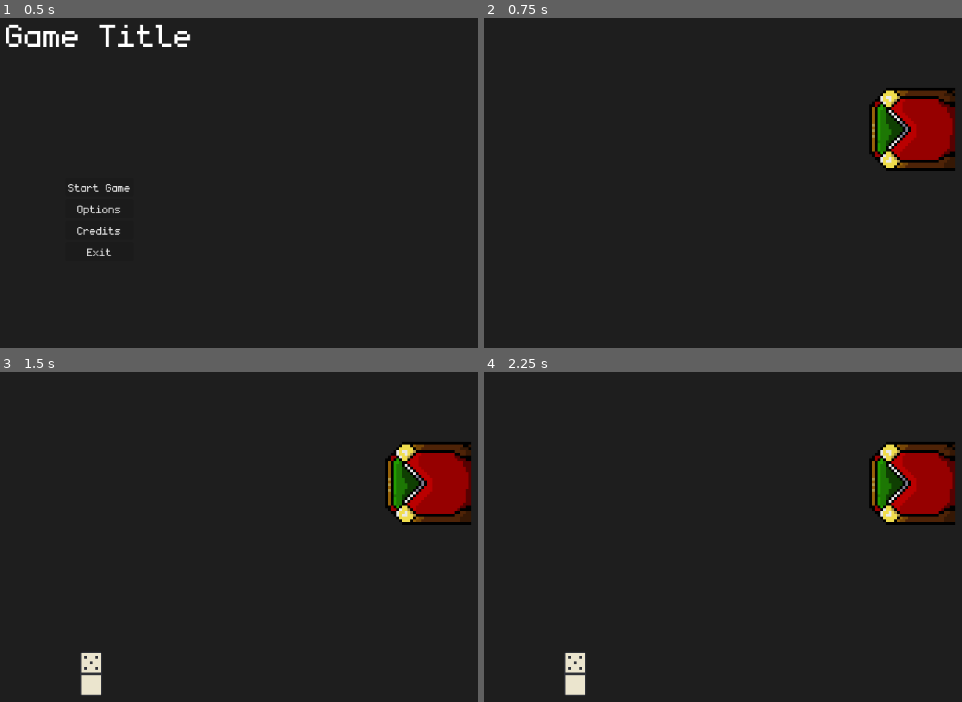
Above: before the commit, frames 1-4 (two rows, left to right).
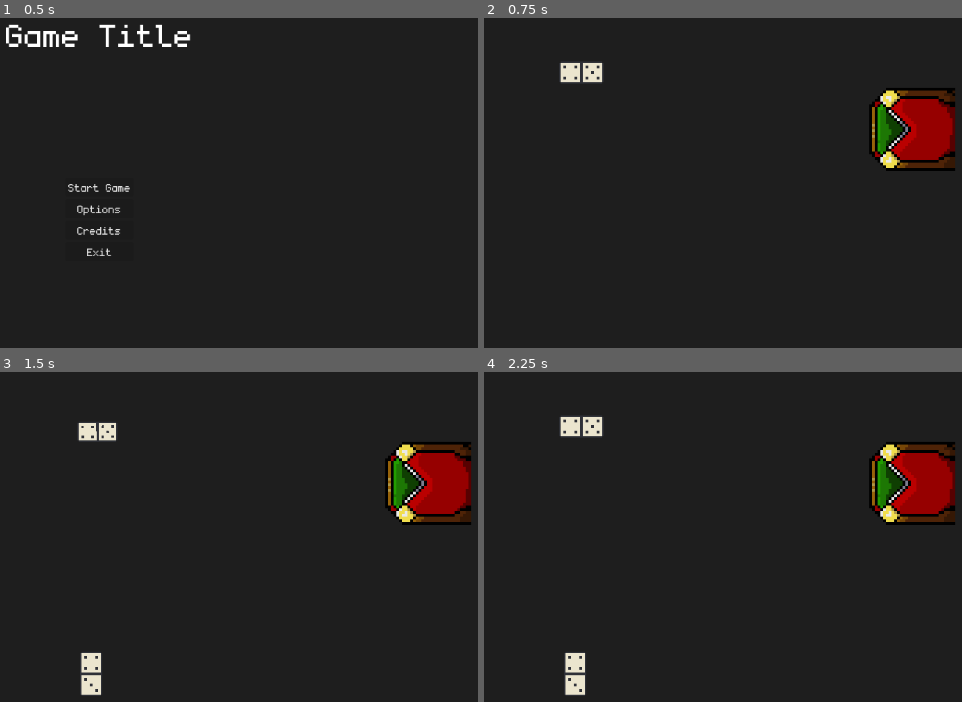
Above: after the commit, the same moments.

Repository: Juanxpeke/GD-BR2024
Game: Godot game, scene res://Core/GUI/MainMenu/main_menu.tscn
Same seed, same stepped clock (60 frames per second), same inputs: the game is played once before the commit and once after it.
Inputs (mouse positions are in pixels of both pictures, inside the frame that each line leads up to):
- Up to frame 1 (0.5 s): no input
- Up to frame 2 (0.75 s): click "Start Game" at 0.5 s
- Up to frame 3 (1.5 s): tap Enter at 1.25 s; move the mouse to (425, 484) at 1.27 s; hold Mouse wheel down (wheel_down) from 1.28 s (still down); click (425, 484) at 1.42 s
- Up to frame 4 (2.25 s): tap Space at 2 s; move the mouse to (574, 672) at 2.02 s; release Mouse wheel down (wheel_down) at 2.03 s; tap Mouse wheel up (wheel_up) at 2.1 s; click (574, 672) at 2.17 s

Frame 1 is identical in both runs. In frame 2, 0.6% of the frame differs, in the area x 15-25%, y 13-20%; in frame 3, 0.5%; in frame 4, 0.6%, in the area x 15-25%, y 13-97%.

Commit message:
Added board placement area logic

Diff:
--- a/Core/Board/board.gd
+++ b/Core/Board/board.gd
@@ -1,20 +1,128 @@
 class_name Board
 extends Node2D
 
-var start_domino : Domino = null
-var end_domino : Domino = null
+var start_domino : Domino
+var end_domino : Domino
 
+var start_dot : int
+var end_dot : int
+
+@onready var start_placement_area := %StartPlacementArea
+@onready var start_placement_area_2 := %StartPlacementArea2
+@onready var start_placement_area_3 := %StartPlacementArea3
+@onready var end_placement_area := %EndPlacementArea
+@onready var end_placement_area_2 := %EndPlacementArea2
+@onready var end_placement_area_3 := %EndPlacementArea3
 @onready var dominoes := %Dominoes
 
 # Private
 
 # Called when the node enters the scene tree for the first time
 func _ready() -> void:
-	pass # Replace with function body
+	start_placement_area.monitoring = false
+	start_placement_area_2.monitoring = false
+	start_placement_area_3.monitoring = false
+	end_placement_area.monitoring = false
+	end_placement_area_2.monitoring = false
+	end_placement_area_3.monitoring = false
 
-# Called every frame. 'delta' is the elapsed time since the previous frame
-func _process(delta: float) -> void:
-	pass
+	start_placement_area.domino_placed.connect(_on_start_domino_placed)
+	start_placement_area_2.domino_placed.connect(_on_start_domino_placed)
+	start_placement_area_3.domino_placed.connect(_on_start_domino_placed)
+	end_placement_area.domino_placed.connect(_on_end_domino_placed)
+	end_placement_area_2.domino_placed.connect(_on_end_domino_placed)
+	end_placement_area_3.domino_placed.connect(_on_end_domino_placed)
+
+# Called when a domino is placed in a start area
+func _on_start_domino_placed(domino : Domino) -> void:
+	start_domino = domino
+	if domino.dots.x == start_dot:
+		start_dot = domino.dots.y
+	else:
+		start_dot = domino.dots.x
+
+	domino.reparent(dominoes)
+	_update_start_placement_areas()
+
+# Called when a domino is placed in an end area
+func _on_end_domino_placed(domino : Domino) -> void:
+	end_domino = domino
+	if domino.dots.x == end_dot:
+		end_dot = domino.dots.y
+	else:
+		end_dot = domino.dots.x
+
+	domino.reparent(dominoes)
+	_update_end_placement_areas()
+
+# Updates the start placement areas
+func _update_start_placement_areas() -> void:
+	var start_domino_up_vector = -start_domino.global_transform.y
+	var start_domino_right_vector = start_domino_up_vector.rotated(PI / 2)
+
+	# First start placement area
+	start_placement_area.global_transform = start_domino.global_transform
+	start_placement_area.translate(start_domino_up_vector * Domino.SPRITE_HEIGHT)
+	start_placement_area.monitoring = true
+	# Second start placement area
+	start_placement_area_2.global_transform = start_domino.global_transform
+	start_placement_area_2.rotate(PI / 2)
+	start_placement_area_2.translate(start_domino_up_vector * Domino.SPRITE_HEIGHT * 0.25)
+	start_placement_area_2.translate(start_domino_right_vector * Domino.SPRITE_WIDTH * 1.5)
+	start_placement_area_2.monitoring = true
+	# Third start placement area
+	start_placement_area_3.global_transform = start_domino.global_transform
+	start_placement_area_3.rotate(-PI / 2)
+	start_placement_area_3.translate(start_domino_up_vector * Domino.SPRITE_HEIGHT * 0.25)
+	start_placement_area_3.translate(-start_domino_right_vector * Domino.SPRITE_WIDTH * 1.5)
+	start_placement_area_3.monitoring = true
+
+# Updates the end placement areas
+func _update_end_placement_areas() -> void:
+	var end_domino_up_vector = -end_domino.global_transform.y
+	var end_domino_right_vector = end_domino_up_vector.rotated(PI / 2)
+	# TODO: Refactor this because is literally the same logic but multiplied by -1
+	# First end placement area
+	end_placement_area.global_transform = end_domino.global_transform
+	end_placement_area.translate(end_domino_up_vector * Domino.SPRITE_HEIGHT)
+	start_placement_area.monitoring = true
+	# Second end placement area
+	end_placement_area_2.global_transform = end_domino.global_transform
+	# Third end placement area
+	end_placement_area_3.global_transform = end_domino.global_transform
 
 
 # Public
+
+# Add xd
+func add_xd(xd : Vector2i) -> void:
+	var domino = get_parent().domino_scene.instantiate()
+	dominoes.add_child(domino)
+	domino.set_dots(xd)
+	domino.set_board_state(true)
+	domino.rotate(deg_to_rad(90))
+
+	domino.global_position = dominoes.global_position
+
+	start_domino = domino
+	end_domino = domino
+
+	start_dot = domino.dots.x
+	end_dot = domino.dots.y
+
+	_update_start_placement_areas()
+	_update_end_placement_areas()
+
+# Add initial domino
+func add_initial_domino(domino : Domino) -> void:
+	dominoes.add_child(domino)
+	domino.global_position = dominoes.global_position
+
+	start_domino = domino
+	end_domino = domino
+
+	start_dot = domino.dots.x
+	end_dot = domino.dots.y
+
+	_update_start_placement_areas()
+	_update_end_placement_areas()
--- a/Core/Board/board.tscn
+++ b/Core/Board/board.tscn
@@ -6,7 +6,23 @@
 [node name="Board" type="Node2D"]
 script = ExtResource("1_m6nev")
 
-[node name="PlacementArea" parent="." instance=ExtResource("2_thwnt")]
+[node name="StartPlacementArea" parent="." instance=ExtResource("2_thwnt")]
+unique_name_in_owner = true
+
+[node name="StartPlacementArea2" parent="." instance=ExtResource("2_thwnt")]
+unique_name_in_owner = true
+
+[node name="StartPlacementArea3" parent="." instance=ExtResource("2_thwnt")]
+unique_name_in_owner = true
+
+[node name="EndPlacementArea" parent="." instance=ExtResource("2_thwnt")]
+unique_name_in_owner = true
+
+[node name="EndPlacementArea2" parent="." instance=ExtResource("2_thwnt")]
+unique_name_in_owner = true
+
+[node name="EndPlacementArea3" parent="." instance=ExtResource("2_thwnt")]
+unique_name_in_owner = true
 
 [node name="Dominoes" type="Node2D" parent="."]
 unique_name_in_owner = true
--- a/Core/Board/placement_area.gd
+++ b/Core/Board/placement_area.gd
@@ -1,4 +1,6 @@
 extends Area2D
+
+signal domino_placed(domino : Domino)
 
 var last_domino_entered : Domino = null
 
@@ -13,13 +15,18 @@
 # Called on any input event
 func _input(event : InputEvent) -> void:
 	if event is InputEventMouseButton and event.button_index == MOUSE_BUTTON_LEFT and not event.is_pressed():
-		if last_domino_entered == null: return
+		if last_domino_entered == null or last_domino_entered.in_board : return
+
+		print('Placement area dropped domino D:')
 
 		last_domino_entered.set_board_state(true)
-		last_domino_entered.global_position = global_position
+		last_domino_entered.global_transform = global_transform
+		monitoring = false
+		domino_placed.emit(last_domino_entered)
 
 # Called on area entered
 func _on_area_entered(area : Area2D) -> void:
+	print('Entered xd')
 	var domino = area.get_parent()
 	if domino is Domino:
 		placement_border.show()
--- a/Core/Board/placement_area.tscn
+++ b/Core/Board/placement_area.tscn
@@ -3,7 +3,7 @@
 [ext_resource type="Script" path="res://Core/Board/placement_area.gd" id="1_db43k"]
 
 [sub_resource type="RectangleShape2D" id="RectangleShape2D_jp6we"]
-size = Vector2(96, 128)
+size = Vector2(64, 96)
 
 [sub_resource type="StyleBoxFlat" id="StyleBoxFlat_vi706"]
 bg_color = Color(0, 0, 0, 0)
@@ -19,6 +19,7 @@
 
 [node name="PlacementArea" type="Area2D"]
 texture_filter = 1
+monitorable = false
 script = ExtResource("1_db43k")
 
 [node name="CollisionShape" type="CollisionShape2D" parent="."]
--- a/Core/Domino/domino.gd
+++ b/Core/Domino/domino.gd
@@ -1,7 +1,10 @@
 class_name Domino
 extends Node2D
 
-static var dominoes_atlas : Texture2D = load("res://Core/Domino/black_and_white_v1.png")
+const SPRITE_WIDTH : int = 32
+const SPRITE_HEIGHT : int = 64
+
+static var dominoes_atlas : Texture2D = load("res://Core/Domino/Dominos2x.png")
 static var grabbing : bool = false
 
 var grabbed : bool = false
@@ -61,8 +64,9 @@
 
 # Sets the dots texture
 func set_dots_texture(dots : Vector2i) -> void:
-	var texture_position = Vector2(dots.x * 32, dots.y * 16)
-	var texture_size = Vector2(32, 16)
+	# NOTE: Sprites in atlas are rotated 90 degrees, so is the sprite node
+	var texture_position = Vector2(dots.x * SPRITE_HEIGHT, dots.y * SPRITE_WIDTH)
+	var texture_size = Vector2(SPRITE_HEIGHT, SPRITE_WIDTH)
 
 	sprite.texture = AtlasTexture.new()
 	sprite.texture.atlas = dominoes_atlas
--- a/Core/Domino/domino.tscn
+++ b/Core/Domino/domino.tscn
@@ -1,11 +1,11 @@
 [gd_scene load_steps=5 format=3 uid="uid://lnky8im65wgg"]
 
 [ext_resource type="Script" path="res://Core/Domino/domino.gd" id="1_0ifoe"]
-[ext_resource type="Texture2D" uid="uid://bc3fv3mamqtpw" path="res://Core/Domino/black_and_white_v1.png" id="2_vrq3s"]
+[ext_resource type="Texture2D" uid="uid://cpsquyp2ijebv" path="res://Core/Domino/Dominos2x.png" id="2_xu6ud"]
 
 [sub_resource type="AtlasTexture" id="AtlasTexture_tqsw4"]
-atlas = ExtResource("2_vrq3s")
-region = Rect2(0, 0, 32, 16)
+atlas = ExtResource("2_xu6ud")
+region = Rect2(0, 0, 64, 32)
 
 [sub_resource type="RectangleShape2D" id="RectangleShape2D_fsirf"]
 size = Vector2(32, 64)
@@ -17,7 +17,6 @@
 unique_name_in_owner = true
 texture_filter = 1
 rotation = -1.5708
-scale = Vector2(2, 2)
 texture = SubResource("AtlasTexture_tqsw4")
 
 [node name="Area" type="Area2D" parent="."]
--- a/Core/Match/match.gd
+++ b/Core/Match/match.gd
@@ -11,6 +11,7 @@
 var turn : int = 0
 
 @onready var camera := %Camera
+@onready var board := %Board
 @onready var deck_area := %DeckArea
 @onready var hand := %Hand
 
@@ -18,6 +19,8 @@
 func _ready() -> void:
 	_init_deck()
 	deck_area.input_event.connect(_on_deck_area_input)
+	deck.shuffle()
+	board.add_xd(deck.pop_back())
 
 # Called on any input event
 func _input(event : InputEvent) -> void:
--- a/Core/Match/match.tscn
+++ b/Core/Match/match.tscn
@@ -18,6 +18,7 @@
 position = Vector2(576, 324)
 
 [node name="Board" parent="." instance=ExtResource("3_36ug3")]
+unique_name_in_owner = true
 position = Vector2(573, 249)
 
 [node name="TopLayer" type="CanvasLayer" parent="."]
